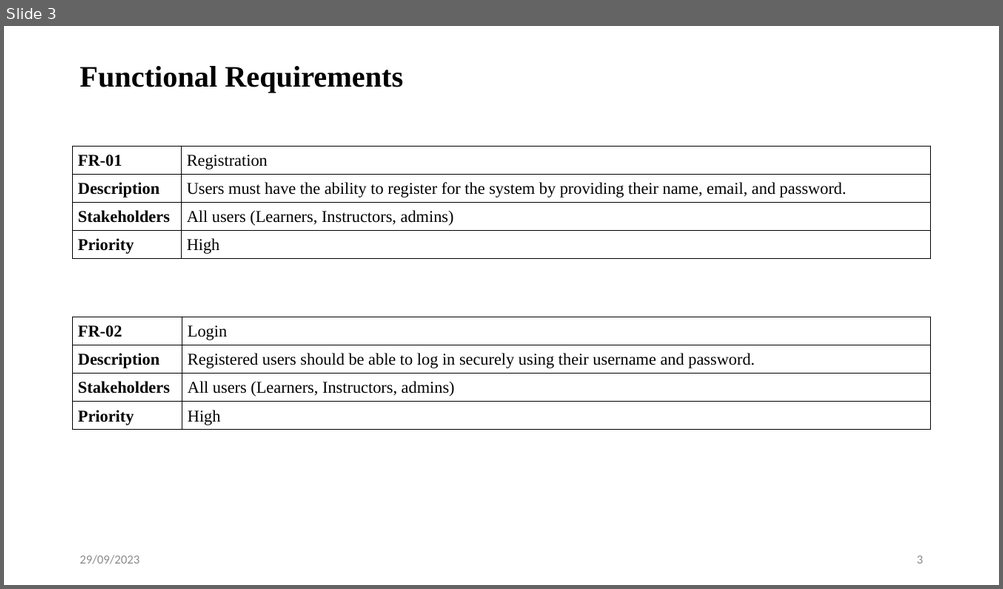
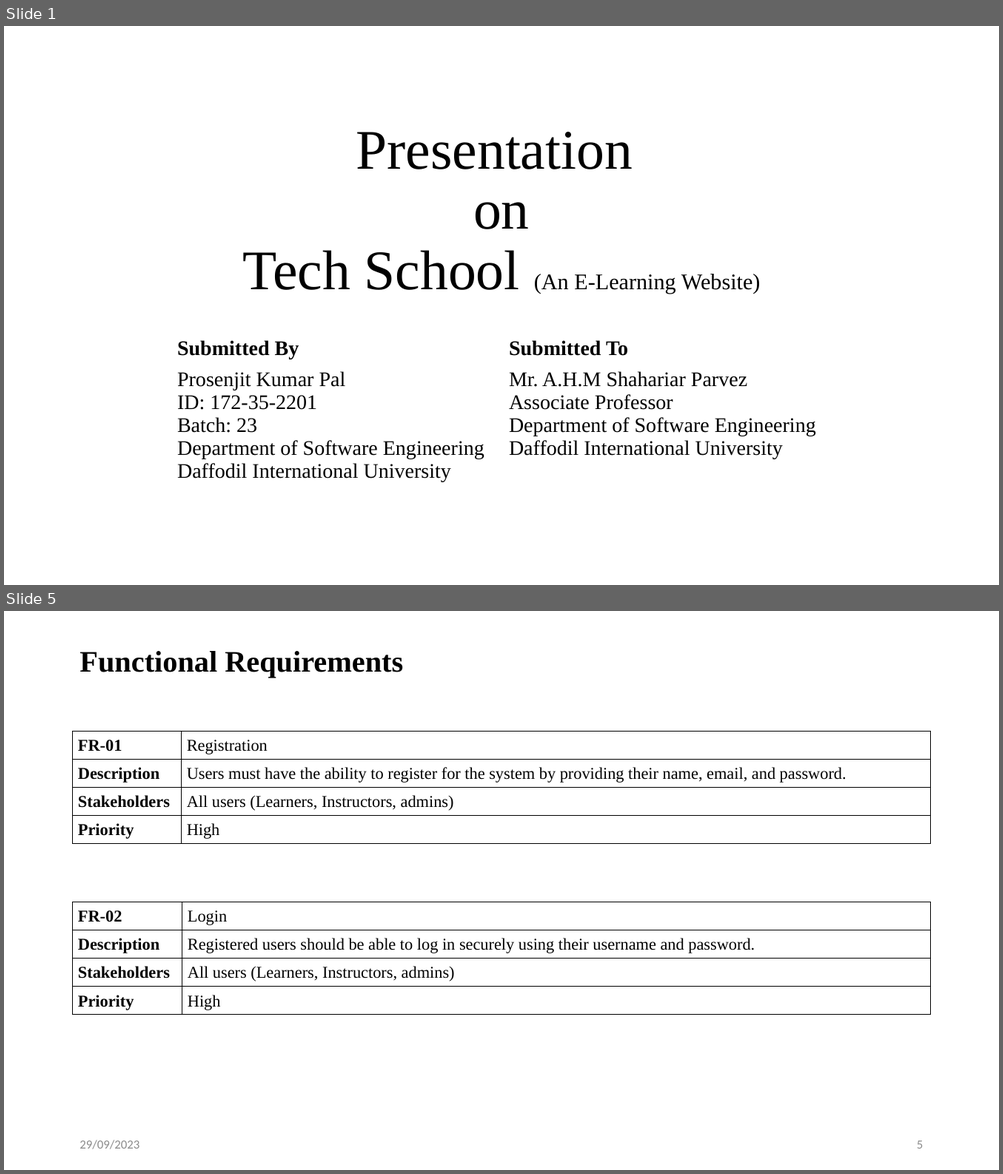
Before and after one commit to iprosenjitp/Tech-School, a slide deck: Materials/Mid Defense.pptx. Shown one above the other, each under a label of ours: slide 3 before the commit, slides 1 and 5 after it; the slides between them are not shown. The pictures are 1003x589 and 1003x1174 pixels, drawn with LibreOffice and Linux fonts; fonts in the diff are those of the drawing. Boxes give left, top, right and bottom in pixels: in the first picture for what was removed or moved away, otherwise in the second. Text is boxed around its words. In the diff, an @@ line names an element or a change of style, - is before the commit and + after.

```diff
--- a/Materials/Mid Defense.pptx
+++ b/Materials/Mid Defense.pptx
@@ slide 1 added at (x1=4, y1=26, x2=999, y2=585), background #FFFFFF @@
@@ title added at (x1=242, y1=132, x2=760, y2=294), 54 pt, text #000000 @@
+Presentation
+on
+Tech School (An E-Learning Website)
@@ table added at (x1=170, y1=334, x2=832, y2=498), 2 rows, 2 columns @@
+Submitted By | Submitted To
+Prosenjit Kumar Pal / ID: 172-35-2201 / Batch: 23 / Department of Software Engineering / Daffodil International University | Mr. A.H.M Shahariar Parvez Associate Professor / Department of Software Engineering / Daffodil International University
@@ what was slide 3 is now slide 5 @@
@@ page number at (x1=916, y1=1141, x2=922, y2=1149): text changed @@
-3
+5
```
Also in this commit, not shown: 1 slide changed, 6 other slides added, 1 slide removed, 15 other files.
